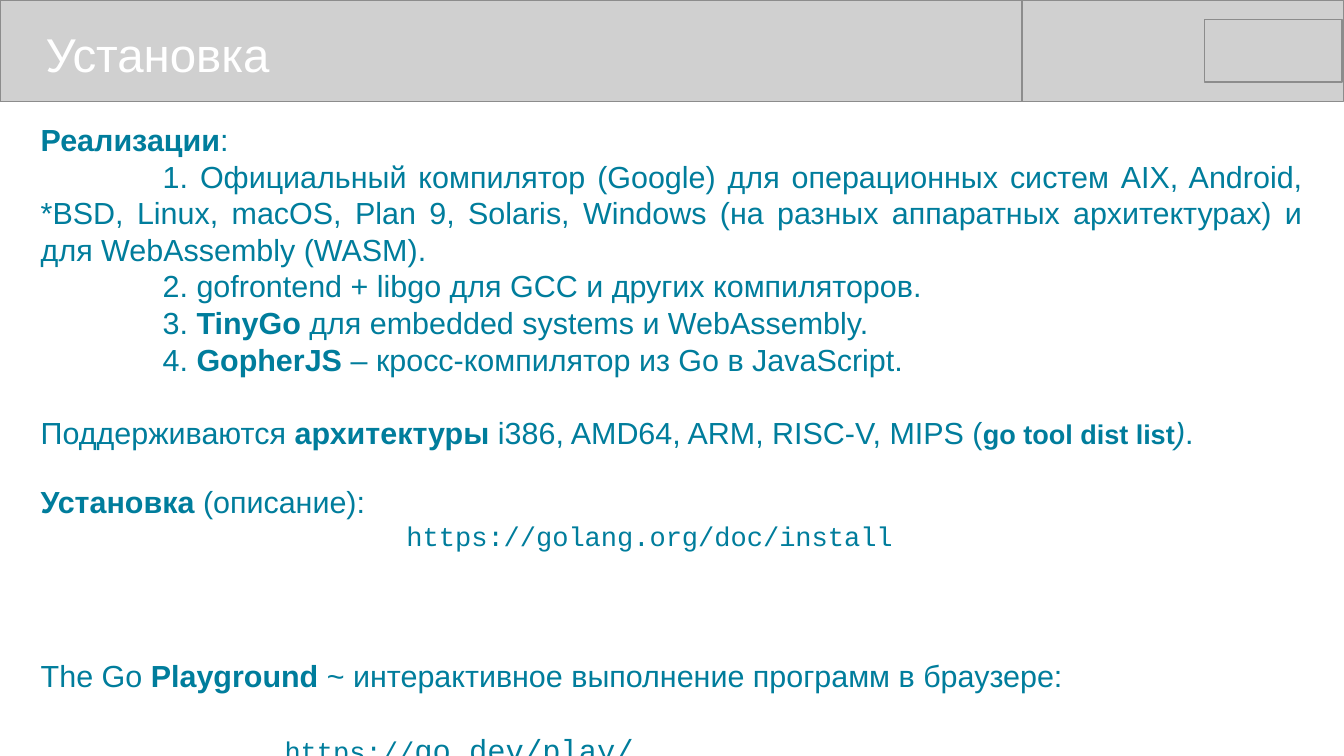
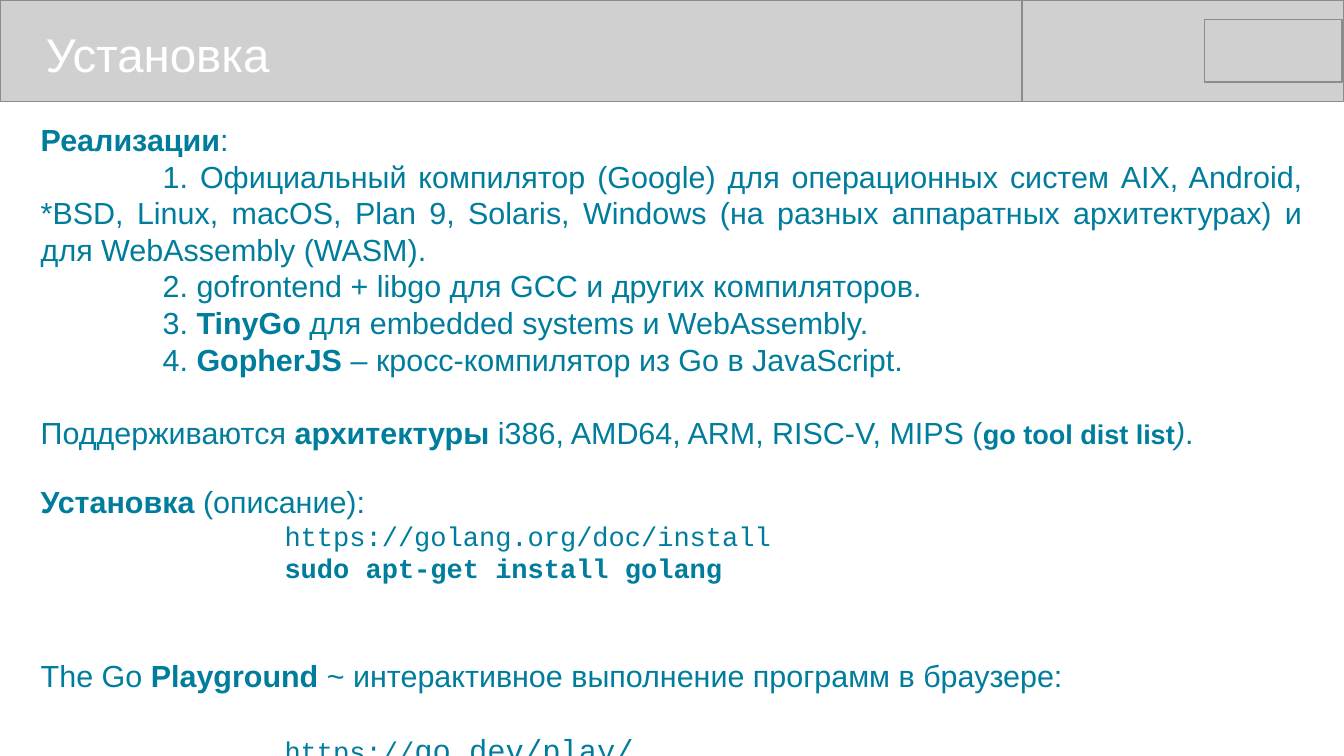
Before and after one commit to mike-shock/Go_language, a slide deck: slide 7 of Go_Intro.odp. Drawn at 1344x756 pixels with LibreOffice and Linux fonts; fonts in the diff are those of the drawing; grey boxes stand for pictures. Boxes give left, top, right and bottom in pixels: in the first picture for what was removed or moved away, otherwise in the second. Text is boxed around its words. In the diff, an @@ line names an element or a change of style, - is before the commit and + after.

```diff
--- a/Go_Intro.odp
+++ b/Go_Intro.odp
@@ text at [285,559,722,584]: paragraph added @@
+sudo apt-get install golang
```
Also in this commit, not shown: 5 other slides changed.
